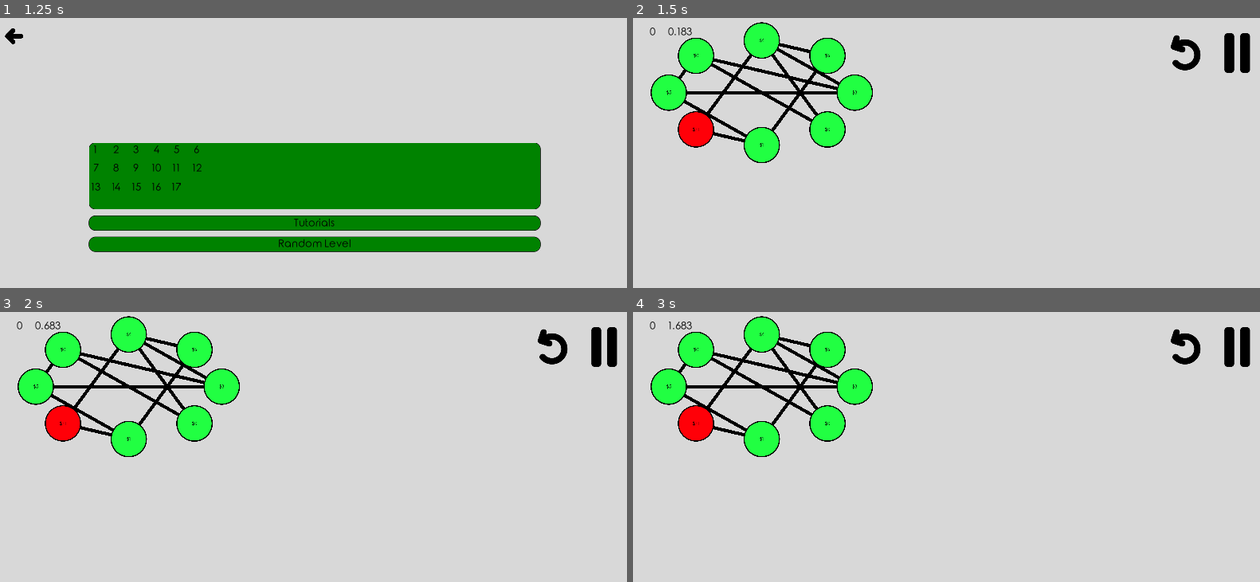
Above: before the commit, frames 1-4 (two rows, left to right).
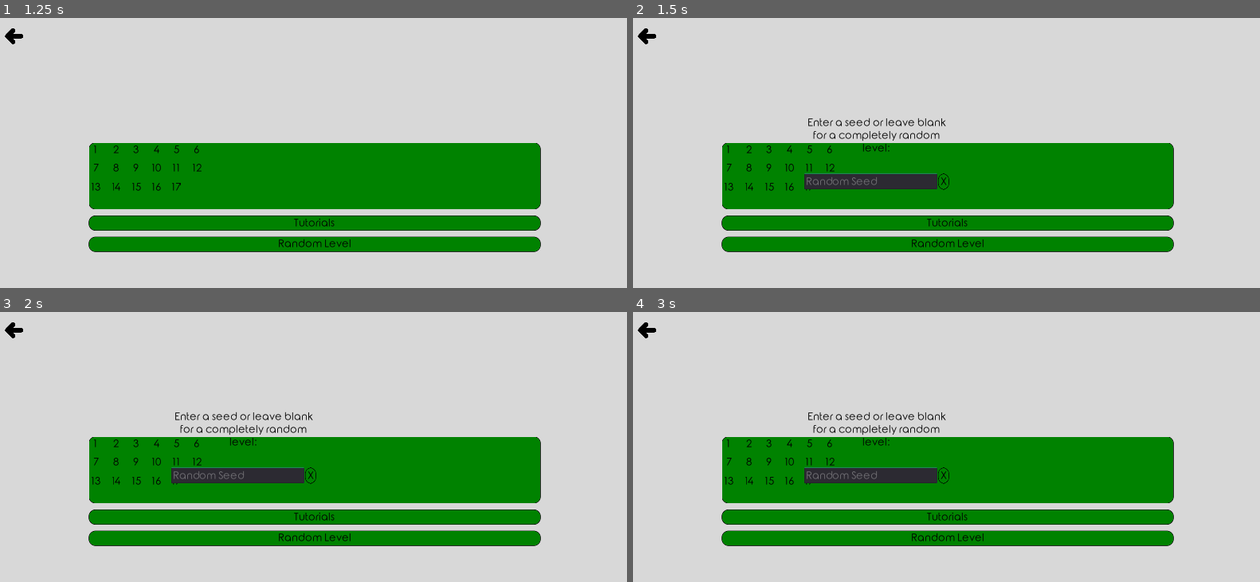
Above: after the commit, the same moments.

Repository: Inglo-Games/dollar-shuffle
Game: Godot game, scene res://scenes/main_menu.tscn
Same seed, same stepped clock (60 frames per second), same inputs: the game is played once before the commit and once after it.
Inputs (mouse positions are in pixels of both pictures, inside the frame that each line leads up to):
- Up to frame 1 (1.25 s): click "CHOOSE LEVEL" at 0.5 s
- Up to frame 2 (1.5 s): click "Random Level" at 1.25 s
- Up to frame 3 (2 s): no input
- Up to frame 4 (3 s): click (1184, 347) at 2.02 s; click "Random Level" at 2.75 s

Frame 1 is identical in both runs. In frame 2, 33% of the frame differs, in the area x 0-99%, y 1-87%; in frame 3, 33%; in frame 4, 33%.

Commit message:
Changing level menu to use new popup

Diff:
--- a/scripts/level_menu.gd
+++ b/scripts/level_menu.gd
@@ -1,9 +1,11 @@
 extends Node
 
-# Get referenced classes
+# Utility classes
 const FileIO = preload("res://scripts/file_io.gd")
-const LevelClass = preload("res://scripts/level.gd")
 const RNG = preload("res://scripts/rng_seed.gd")
+
+# Subscenes
+const RandPopup = preload("res://scenes/rand_popup.tscn")
 
 # GUI objects
 onready var back_btn = get_node("back_btn")
@@ -48,11 +50,10 @@
 	get_tree().change_scene("res://scenes/tutorial.tscn")
 
 func random_level():
-	# Set the current level global var to a random string
-	globals.current_level = RNG.gen_seed()
-	# Load instance of game scene
-	var level_scene = ResourceLoader.load("res://scenes/game.tscn")
-	get_tree().get_root().add_child(level_scene.instance())
+	# Create a popup to let user enter seed or not
+	var popup = RandPopup.instance()
+	add_child(popup)
+	popup.popup_centered_ratio(0.45)
 
 func close_menu():
 	# Return to main menu
